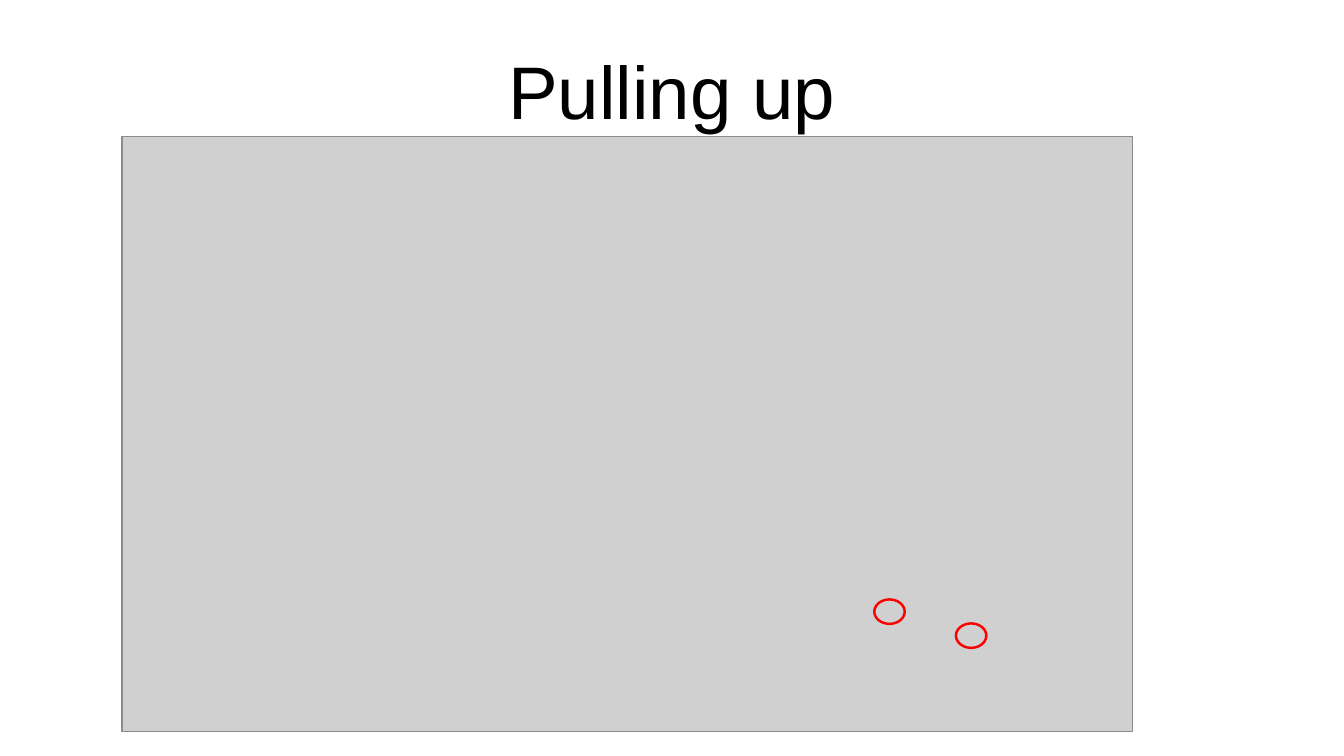
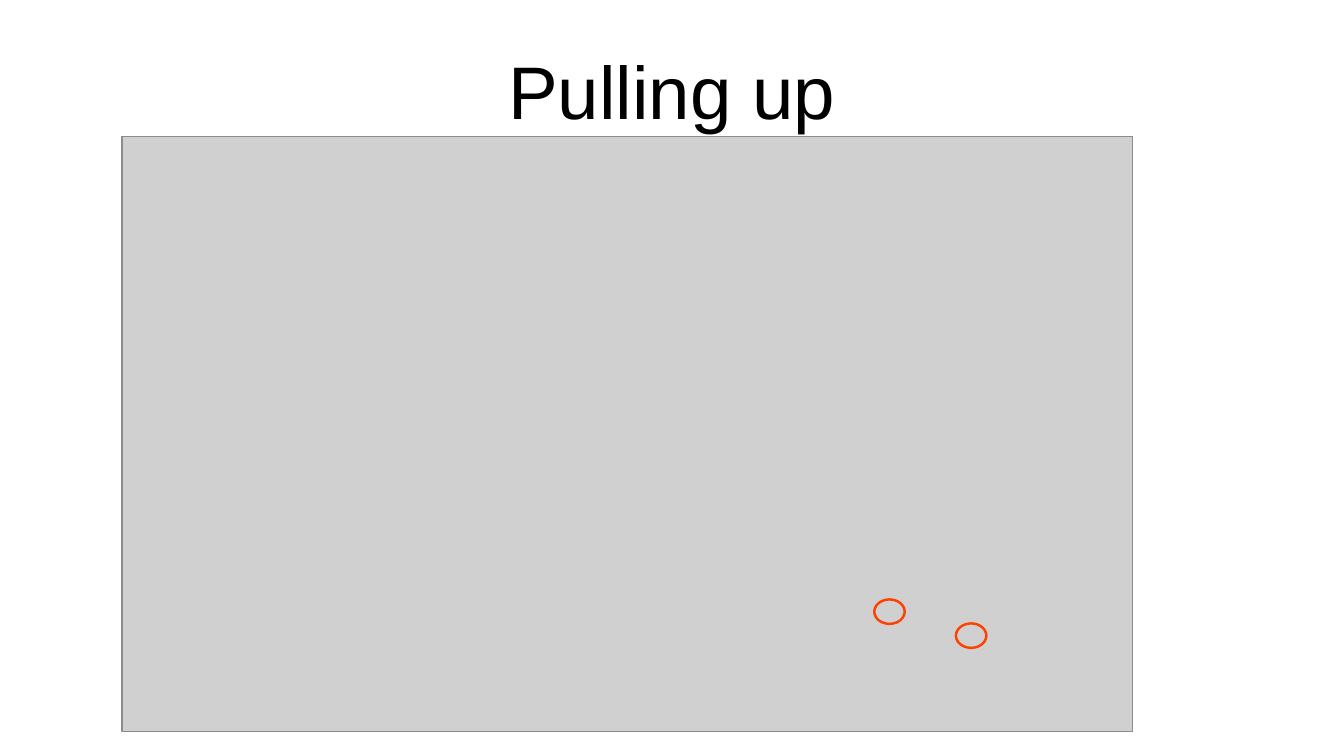
Before and after one commit to Maxisman/fortgeschrittene_Methoden_der_Bioinformatik, a slide deck: slide 15 of Code/Presentation/Task2/Task2_slides.odp (slide 1 before the commit). Drawn at 1344x756 pixels with LibreOffice and Linux fonts; fonts in the diff are those of the drawing; grey boxes stand for pictures. Boxes give left, top, right and bottom in pixels: in the first picture for what was removed or moved away, otherwise in the second. Text is boxed around its words. In the diff, an @@ line names an element or a change of style, - is before the commit and + after.

```diff
--- a/Code/Presentation/Task2/Task2_slides.odp
+++ b/Code/Presentation/Task2/Task2_slides.odp
@@ ellipse at (874, 600, 905, 624): outline #FF0000 1.45 pt to #FF4000 1.45 pt @@
@@ ellipse at (956, 623, 987, 648): outline #FF0000 1.45 pt to #FF4000 1.45 pt @@
```
Also in this commit, not shown: 7 other slides changed, 5 slides added, 1 slide removed, 4 other files.
